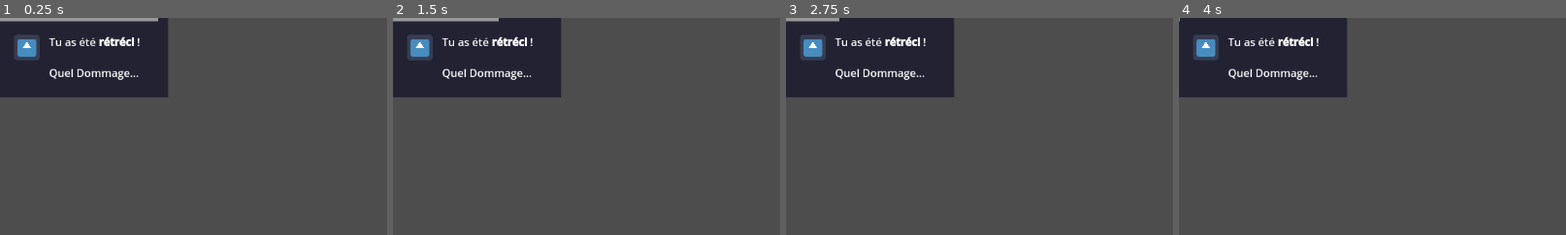
Above: before the commit, frames 1-4 (left to right).
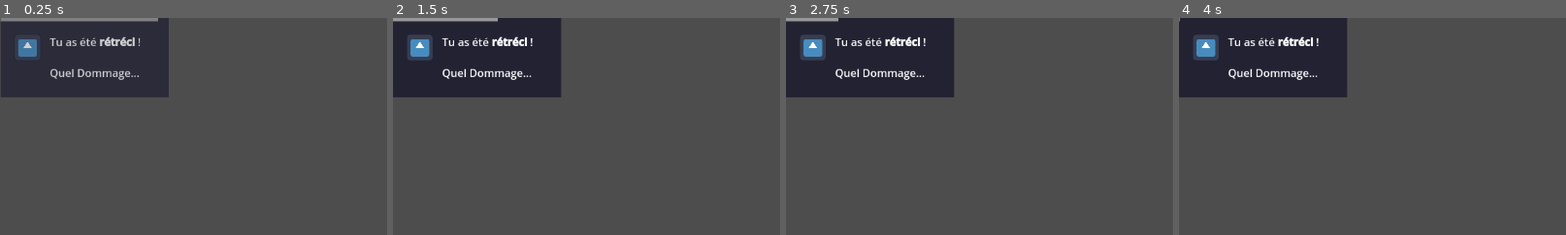
Above: after the commit, the same moments.

Repository: sillyLao/Benjamin
Game: Godot game, scene res://scenes/UI/notification.tscn
The game is run twice, just before and just after one commit, with the same random seed, the same clock (stepped at 60 frames per second) and the same inputs. This scene is started directly instead of the project's main scene. The engine's default icon, where the game draws it, is replaced by a stand-in: a white triangle on a blue panel in a dark square.
Inputs (mouse positions are % of the whole screen's width and height, from its top left):
- Up to frame 1 (0.25 s): no input
- Up to frame 2 (1.5 s): tap Enter (ui_accept) at 0.5, 0.77, 1.25 s; move the mouse to (72, 45) at 0.52 s; press the mouse at (72, 45) at 0.53 s; hold D (right) 0.53-1.28 s; move the mouse to (30, 55) at 1.27 s; release the mouse at (30, 55) at 1.28 s; hold S (backward) from 1.28 s (still down); click (30, 55) at 1.35 s
- Up to frame 3 (2.75 s): tap Enter (ui_accept) at 1.52, 2 s; move the mouse to (60, 28) at 2.02 s; release S (backward) at 2.03 s; press the mouse at (60, 28) at 2.03 s; hold D (right) from 2.03 s (still down)
- Up to frame 4 (4 s): tap Enter (ui_accept) at 2.75, 3.02, 3.5, 3.77 s; move the mouse to (45, 70) at 2.77 s; release D (right) at 2.78 s; release the mouse at (45, 70) at 2.78 s; hold W (forward) 2.78-3.53 s; click (45, 70) at 2.85 s; move the mouse to (80, 65) at 3.52 s; press the mouse at (80, 65) at 3.53 s; hold A (left) from 3.53 s (still down)
The pictures show only the part of the screen within x 0-50%, y 0-50%; the shares and areas given below are measured in that part.

The runs differ from the first frame. In frame 1, 1.4% of the frame differs, in the area x 0-37%, y 0-37%; in frame 2, less than 0.1%; in frame 3, less than 0.1%; in frame 4, nothing differs.

Commit message:
notifications animations, ammos

Diff:
--- a/scenes/Entities/character.tscn
+++ b/scenes/Entities/character.tscn
@@ -63,4 +63,9 @@
 wait_time = 3.0
 one_shot = true
 
+[node name="RegainAmmoTimer" type="Timer" parent="."]
+wait_time = 2.0
+one_shot = true
+
 [connection signal="timeout" from="RespawnTimer" to="." method="_on_respawn_timer_timeout"]
+[connection signal="timeout" from="RegainAmmoTimer" to="." method="_on_regain_ammo_timer_timeout"]
--- a/scenes/Game/map_test.tscn
+++ b/scenes/Game/map_test.tscn
@@ -931,56 +931,56 @@
 [node name="CSGCylinder3D" type="CSGCylinder3D" parent="Map/Outside/Platform"]
 transform = Transform3D(1, 0, 0, 0, 1, 0, 0, 0, 1, -22.671806, -1.1145021, -32.851112)
 use_collision = true
-radius = 0.2
+radius = 0.25
 height = 4.229004
 material = SubResource("StandardMaterial3D_wmjjy")
 
 [node name="CSGCylinder3D2" type="CSGCylinder3D" parent="Map/Outside/Platform"]
 transform = Transform3D(1, 0, 0, 0, 1, 0, 0, 0, 1, -23.536163, -1.1145021, -33.755333)
 use_collision = true
-radius = 0.2
+radius = 0.25
 height = 4.229004
 material = SubResource("StandardMaterial3D_wmjjy")
 
 [node name="CSGCylinder3D5" type="CSGCylinder3D" parent="Map/Outside/Platform"]
 transform = Transform3D(0.914988, 0, -0.40348148, 0, 1, 0, 0.40348148, 0, 0.914988, -18.978, -0.7799684, -34.554882)
 use_collision = true
-radius = 0.2
+radius = 0.25
 height = 4.8980713
 material = SubResource("StandardMaterial3D_wmjjy")
 
 [node name="CSGCylinder3D6" type="CSGCylinder3D" parent="Map/Outside/Platform"]
 transform = Transform3D(0.914988, 0, -0.40348148, 0, 1, 0, 0.40348148, 0, 0.914988, -19.404041, -0.82385266, -35.730984)
 use_collision = true
-radius = 0.2
+radius = 0.25
 height = 4.8103027
 material = SubResource("StandardMaterial3D_wmjjy")
 
 [node name="CSGCylinder3D7" type="CSGCylinder3D" parent="Map/Outside/Platform"]
 transform = Transform3D(0.914988, 0, -0.40348148, 0, 1, 0, 0.40348148, 0, 0.914988, -9.500549, -0.12020886, -38.580704)
 use_collision = true
-radius = 0.2
+radius = 0.25
 height = 6.2175903
 material = SubResource("StandardMaterial3D_wmjjy")
 
 [node name="CSGCylinder3D8" type="CSGCylinder3D" parent="Map/Outside/Platform"]
 transform = Transform3D(0.914988, 0, -0.40348148, 0, 1, 0, 0.40348148, 0, 0.914988, -9.92659, -0.16970837, -39.756805)
 use_collision = true
-radius = 0.2
+radius = 0.25
 height = 6.1185913
 material = SubResource("StandardMaterial3D_wmjjy")
 
 [node name="CSGCylinder3D3" type="CSGCylinder3D" parent="Map/Outside/Platform"]
 transform = Transform3D(1, 0, 0, 0, 1, 0, 0, 0, 1, -32.931755, -1.1145021, -23.771582)
 use_collision = true
-radius = 0.2
+radius = 0.25
 height = 4.229004
 material = SubResource("StandardMaterial3D_wmjjy")
 
 [node name="CSGCylinder3D4" type="CSGCylinder3D" parent="Map/Outside/Platform"]
 transform = Transform3D(1, 0, 0, 0, 1, 0, 0, 0, 1, -33.796112, -1.1145021, -24.675802)
 use_collision = true
-radius = 0.2
+radius = 0.25
 height = 4.229004
 material = SubResource("StandardMaterial3D_wmjjy")
 
--- a/scenes/UI/notification.tscn
+++ b/scenes/UI/notification.tscn
@@ -10,9 +10,108 @@
 
 [sub_resource type="StyleBoxEmpty" id="StyleBoxEmpty_gya0v"]
 
+[sub_resource type="Animation" id="Animation_gya0v"]
+length = 0.001
+tracks/0/type = "value"
+tracks/0/imported = false
+tracks/0/enabled = true
+tracks/0/path = NodePath(".:modulate")
+tracks/0/interp = 1
+tracks/0/loop_wrap = true
+tracks/0/keys = {
+"times": PackedFloat32Array(0),
+"transitions": PackedFloat32Array(1),
+"update": 0,
+"values": [Color(1, 1, 1, 1)]
+}
+tracks/1/type = "value"
+tracks/1/imported = false
+tracks/1/enabled = true
+tracks/1/path = NodePath(".:position:x")
+tracks/1/interp = 1
+tracks/1/loop_wrap = true
+tracks/1/keys = {
+"times": PackedFloat32Array(0),
+"transitions": PackedFloat32Array(1),
+"update": 1,
+"values": [300.0]
+}
+
+[sub_resource type="Animation" id="Animation_8ians"]
+resource_name = "fade_in"
+length = 0.3
+tracks/0/type = "value"
+tracks/0/imported = false
+tracks/0/enabled = true
+tracks/0/path = NodePath(".:modulate")
+tracks/0/interp = 1
+tracks/0/loop_wrap = true
+tracks/0/keys = {
+"times": PackedFloat32Array(0, 0.3),
+"transitions": PackedFloat32Array(1, 1),
+"update": 0,
+"values": [Color(1, 1, 1, 0), Color(1, 1, 1, 1)]
+}
+tracks/1/type = "value"
+tracks/1/imported = false
+tracks/1/enabled = true
+tracks/1/path = NodePath(".:position:x")
+tracks/1/interp = 1
+tracks/1/loop_wrap = true
+tracks/1/keys = {
+"times": PackedFloat32Array(0, 0.3),
+"transitions": PackedFloat32Array(0.25, 1),
+"update": 0,
+"values": [300.0, 0.0]
+}
+
+[sub_resource type="Animation" id="Animation_02p8x"]
+resource_name = "fade_out"
+length = 0.3
+tracks/0/type = "value"
+tracks/0/imported = false
+tracks/0/enabled = true
+tracks/0/path = NodePath(".:modulate")
+tracks/0/interp = 1
+tracks/0/loop_wrap = true
+tracks/0/keys = {
+"times": PackedFloat32Array(0, 0.3),
+"transitions": PackedFloat32Array(1, 1),
+"update": 0,
+"values": [Color(1, 1, 1, 1), Color(1, 1, 1, 0)]
+}
+tracks/1/type = "value"
+tracks/1/imported = false
+tracks/1/enabled = true
+tracks/1/path = NodePath(".:position:x")
+tracks/1/interp = 1
+tracks/1/loop_wrap = true
+tracks/1/keys = {
+"times": PackedFloat32Array(0, 0.3),
+"transitions": PackedFloat32Array(3, 1),
+"update": 0,
+"values": [0.0, 300.0]
+}
+
+[sub_resource type="AnimationLibrary" id="AnimationLibrary_02p8x"]
+_data = {
+&"RESET": SubResource("Animation_gya0v"),
+&"fade_in": SubResource("Animation_8ians"),
+&"fade_out": SubResource("Animation_02p8x")
+}
+
 [node name="Notification" type="PanelContainer"]
-offset_right = 250.0
-offset_bottom = 118.0
+anchors_preset = 3
+anchor_left = 1.0
+anchor_top = 1.0
+anchor_right = 1.0
+anchor_bottom = 1.0
+offset_left = -852.0
+offset_top = -648.0
+offset_right = -602.00085
+offset_bottom = -530.0
+grow_horizontal = 0
+grow_vertical = 0
 theme_override_styles/panel = SubResource("StyleBoxFlat_8ians")
 script = ExtResource("1_8ians")
 
@@ -80,5 +179,11 @@
 one_shot = true
 autostart = true
 
+[node name="AnimationPlayer" type="AnimationPlayer" parent="."]
+libraries = {
+&"": SubResource("AnimationLibrary_02p8x")
+}
+
 [connection signal="mouse_entered" from="." to="." method="_on_mouse_entered"]
 [connection signal="mouse_exited" from="." to="." method="_on_mouse_exited"]
+[connection signal="animation_finished" from="AnimationPlayer" to="." method="_on_animation_player_animation_finished"]
--- a/scenes/UI/ui_overlay.tscn
+++ b/scenes/UI/ui_overlay.tscn
@@ -1,8 +1,15 @@
-[gd_scene load_steps=5 format=3 uid="uid://denv2whxt2gd3"]
+[gd_scene load_steps=8 format=3 uid="uid://denv2whxt2gd3"]
 
 [ext_resource type="Script" uid="uid://cvhxm20chx2nu" path="res://scripts/ui_overlay.gd" id="1_3i566"]
 [ext_resource type="Texture2D" uid="uid://lgkupfsrrvo2" path="res://assets/ui/cursor.png" id="2_rtbcl"]
 [ext_resource type="Theme" uid="uid://byhhmi0rfbtrt" path="res://themes/main_menu_small_buttons.tres" id="3_aisqu"]
+[ext_resource type="Theme" uid="uid://cs56nwbxtnkb0" path="res://themes/ig_ammos.tres" id="3_g0uky"]
+
+[sub_resource type="StyleBoxFlat" id="StyleBoxFlat_g0uky"]
+bg_color = Color(0, 0, 0, 0.20784314)
+
+[sub_resource type="StyleBoxFlat" id="StyleBoxFlat_jaqk0"]
+bg_color = Color(1, 1, 1, 1)
 
 [sub_resource type="SystemFont" id="SystemFont_g0uky"]
 font_names = PackedStringArray("ShangoGothic ☞")
@@ -19,7 +26,6 @@
 script = ExtResource("1_3i566")
 
 [node name="IG UI" type="Control" parent="."]
-visible = false
 layout_mode = 1
 anchors_preset = 15
 anchor_right = 1.0
@@ -27,7 +33,7 @@
 grow_horizontal = 2
 grow_vertical = 2
 
-[node name="TextureRect" type="TextureRect" parent="IG UI"]
+[node name="Crosshair" type="TextureRect" parent="IG UI"]
 self_modulate = Color(1, 1, 1, 0.65882355)
 layout_mode = 1
 anchors_preset = 8
@@ -45,7 +51,29 @@
 expand_mode = 1
 stretch_mode = 5
 
+[node name="Ammos" type="VBoxContainer" parent="IG UI"]
+layout_mode = 1
+anchors_preset = 2
+anchor_top = 1.0
+anchor_bottom = 1.0
+offset_top = -95.0
+offset_right = 205.0
+grow_vertical = 0
+
+[node name="Label" type="Label" parent="IG UI/Ammos"]
+layout_mode = 2
+theme = ExtResource("3_g0uky")
+text = "10 / 10"
+
+[node name="ProgressBar" type="ProgressBar" parent="IG UI/Ammos"]
+custom_minimum_size = Vector2(0, 10)
+layout_mode = 2
+theme_override_styles/background = SubResource("StyleBoxFlat_g0uky")
+theme_override_styles/fill = SubResource("StyleBoxFlat_jaqk0")
+show_percentage = false
+
 [node name="PauseMenu" type="Control" parent="."]
+visible = false
 layout_mode = 1
 anchors_preset = 15
 anchor_right = 1.0
@@ -115,8 +143,10 @@
 grow_horizontal = 2
 grow_vertical = 2
 mouse_filter = 2
+metadata/_edit_lock_ = true
 
 [node name="VBoxContainer" type="VBoxContainer" parent="Notifications"]
+clip_contents = true
 custom_minimum_size = Vector2(250, 0)
 layout_mode = 1
 anchors_preset = 3
@@ -125,7 +155,7 @@
 anchor_right = 1.0
 anchor_bottom = 1.0
 offset_left = -250.0
-offset_top = -7.0
+offset_top = -12.0
 grow_horizontal = 0
 grow_vertical = 0
 theme_override_constants/separation = 1
--- a/scripts/character.gd
+++ b/scripts/character.gd
@@ -4,6 +4,8 @@
 
 const SPEED = 10.0
 var JUMP_VELOCITY = 7.5
+const MAX_AMMOS = 10
+var ammos = 2
 var bullet_scene = preload("res://scenes/Entities/bullet.tscn")
 var laser_scene = preload("res://scenes/Entities/laser_ray.tscn")
 var is_dead : bool = false
@@ -20,6 +22,8 @@
 		$Label3D.hide()
 		$Camera3D.make_current()
 		laser_color = Global.players_dict[int(name)]["laser_color"]
+		update_ammos()
+		$RegainAmmoTimer.start()
 
 func _physics_process(delta):
 	var input_dir
@@ -45,9 +49,12 @@
 			velocity += get_gravity() * delta
 		move_and_slide()
 
+		if not ammos == MAX_AMMOS:
+			UIOverlay.ammos_progress.value = (1-($RegainAmmoTimer.time_left/$RegainAmmoTimer.wait_time))*100
+
 	scale = clamp(scale + Vector3.ONE*0.01*delta, Vector3.ONE*0.1, Vector3.ONE)
-	if input_dir:
-		scale = clamp(scale + Vector3.ONE*0.03*delta, Vector3.ONE*0.1, Vector3.ONE)
+	if not input_dir and is_on_floor():
+		scale = clamp(scale + Vector3.ONE*0.03*delta, Vector3.ONE*0.2, Vector3.ONE)
 
 func _input(event : InputEvent) -> void:
 	if is_multiplayer_authority() and not Global.paused and not is_dead:
@@ -55,12 +62,17 @@
 			shoot()
 
 func shoot():
-	create_laser.rpc(int(name), get_laser_parameters())
-	var hitscan = get_camera_collision()
-	if hitscan:
-		var collider : Node = hitscan.collider
-		if collider.name == "PlayerArea": # Player hit
-			touched.rpc_id(int(collider.get_parent().name), int(name), int(collider.get_parent().name))
+	if ammos:
+		if ammos == MAX_AMMOS:
+			$RegainAmmoTimer.start()
+		ammos += -1
+		update_ammos()
+		create_laser.rpc(int(name), get_laser_parameters())
+		var hitscan = get_camera_collision()
+		if hitscan:
+			var collider : Node = hitscan.collider
+			if collider.name == "PlayerArea": # Player hit
+				touched.rpc_id(int(collider.get_parent().name), int(name), int(collider.get_parent().name))
 
 
 func get_camera_collision():
@@ -129,6 +141,8 @@
 	var player = get_parent().get_node(str(id))
 	player.hide()
 	player.get_node("PlayerArea").collision_layer = 0
+	if int(name) == id:
+		die()
 
 @rpc("any_peer", "call_local", "reliable")
 func ask_for_respawn(id : int):
@@ -141,6 +155,7 @@
 	is_dead = false
 	scale = Vector3.ONE
 	respawn_player.rpc(int(name))
+	respawn()
 
 @rpc("any_peer", "call_local", "reliable")
 func respawn_player(id : int):
@@ -150,3 +165,21 @@
 
 func _on_respawn_timer_timeout():
 	ask_for_respawn.rpc_id(1, int(name))
+
+func _on_regain_ammo_timer_timeout():
+	ammos += 1
+	update_ammos()
+	if not ammos == MAX_AMMOS:
+		$RegainAmmoTimer.start()
+
+func die():
+	$RegainAmmoTimer.paused = true
+
+func respawn():
+	$RegainAmmoTimer.paused = false
+	$RegainAmmoTimer.start()
+	ammos = 4
+	update_ammos()
+
+func update_ammos():
+	UIOverlay.ammos.text = str(ammos) + " / " + str(MAX_AMMOS)
--- a/scripts/notification.gd
+++ b/scripts/notification.gd
@@ -5,12 +5,16 @@
 @onready var timer : Timer = $Timer
 
 var mouse_in : bool = false
+var kill = false
+
+func _ready():
+	$AnimationPlayer.play("fade_in")
 
 func _process(_delta):
 	color_rect.size_flags_stretch_ratio = (timer.time_left/timer.wait_time)
 	v_separator.size_flags_stretch_ratio = 1-(timer.time_left/timer.wait_time)
 	if color_rect.size_flags_stretch_ratio == 0:
-		queue_free()
+		fade_out()
 
 func _on_mouse_entered():
 	timer.paused = true
@@ -25,3 +29,12 @@
 			if event.button_index == MOUSE_BUTTON_RIGHT:
 				if event.pressed:
 					queue_free()
+
+func fade_out():
+	if not kill:
+		kill = true
+		$AnimationPlayer.play("fade_out")
+
+func _on_animation_player_animation_finished(anim_name):
+	if anim_name == "fade_out":
+		queue_free()
--- a/scripts/ui_overlay.gd
+++ b/scripts/ui_overlay.gd
@@ -1,4 +1,7 @@
 extends Control
+
+@onready var ammos = $"IG UI/Ammos/Label"
+@onready var ammos_progress = $"IG UI/Ammos/ProgressBar"
 
 var notification_scene : PackedScene = preload("res://scenes/UI/notification.tscn")
 
@@ -13,6 +16,13 @@
 	notif.get_node("Timer").wait_time = infos["timer"]
 	$Notifications/VBoxContainer.add_child(notif)
 
+#func _input(event):
+	#if event.is_action_pressed("right"):
+		#UIOverlay.spawn_notification({
+			#"icon": "res://icon.svg",
+			#"text": "GOT VOOTEED",
+			#"timer": 3
+		#})
 
 func _on_resume_pressed():
 	$PauseMenu.hide()
--- /dev/null
+++ b/themes/ig_ammos.tres
@@ -0,0 +1,22 @@
+[gd_resource type="Theme" load_steps=3 format=3 uid="uid://cs56nwbxtnkb0"]
+
+[ext_resource type="FontFile" uid="uid://ohss151a4oi5" path="res://assets/fonts/ShangoGothic-Bold.ttf" id="1_584ho"]
+
+[sub_resource type="StyleBoxFlat" id="StyleBoxFlat_584ho"]
+content_margin_left = 15.0
+content_margin_top = 15.0
+content_margin_right = 15.0
+content_margin_bottom = 15.0
+bg_color = Color(0, 0, 0, 0.2509804)
+corner_radius_top_left = 45
+corner_radius_top_right = 45
+corner_radius_bottom_right = 45
+corner_radius_bottom_left = 45
+
+[resource]
+Label/colors/font_color = Color(1, 1, 1, 1)
+Label/colors/font_outline_color = Color(0, 0, 0, 1)
+Label/constants/outline_size = 10
+Label/font_sizes/font_size = 64
+Label/fonts/font = ExtResource("1_584ho")
+Label/styles/normal = SubResource("StyleBoxFlat_584ho")
Binary file added: assets/fonts/ShangoGothic-Bold.ttf
Not shown, added: assets/fonts/ShangoGothic-Bold.ttf.import
Binary file added: assets/fonts/ShangoGothic.ttf
Not shown, added: assets/fonts/ShangoGothic.ttf.import
Not shown: 1 places in scenes/UI/notification.tscn that only renumber resources
